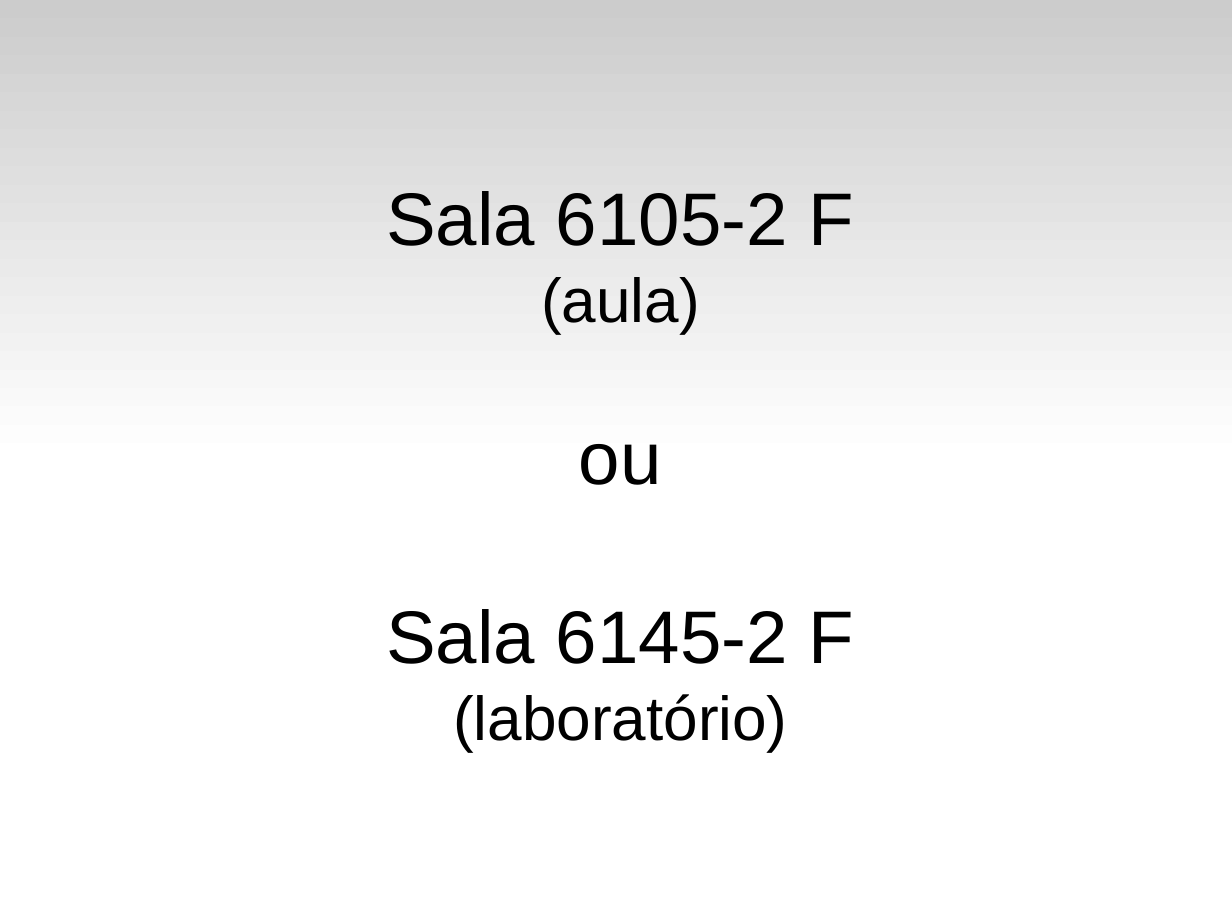
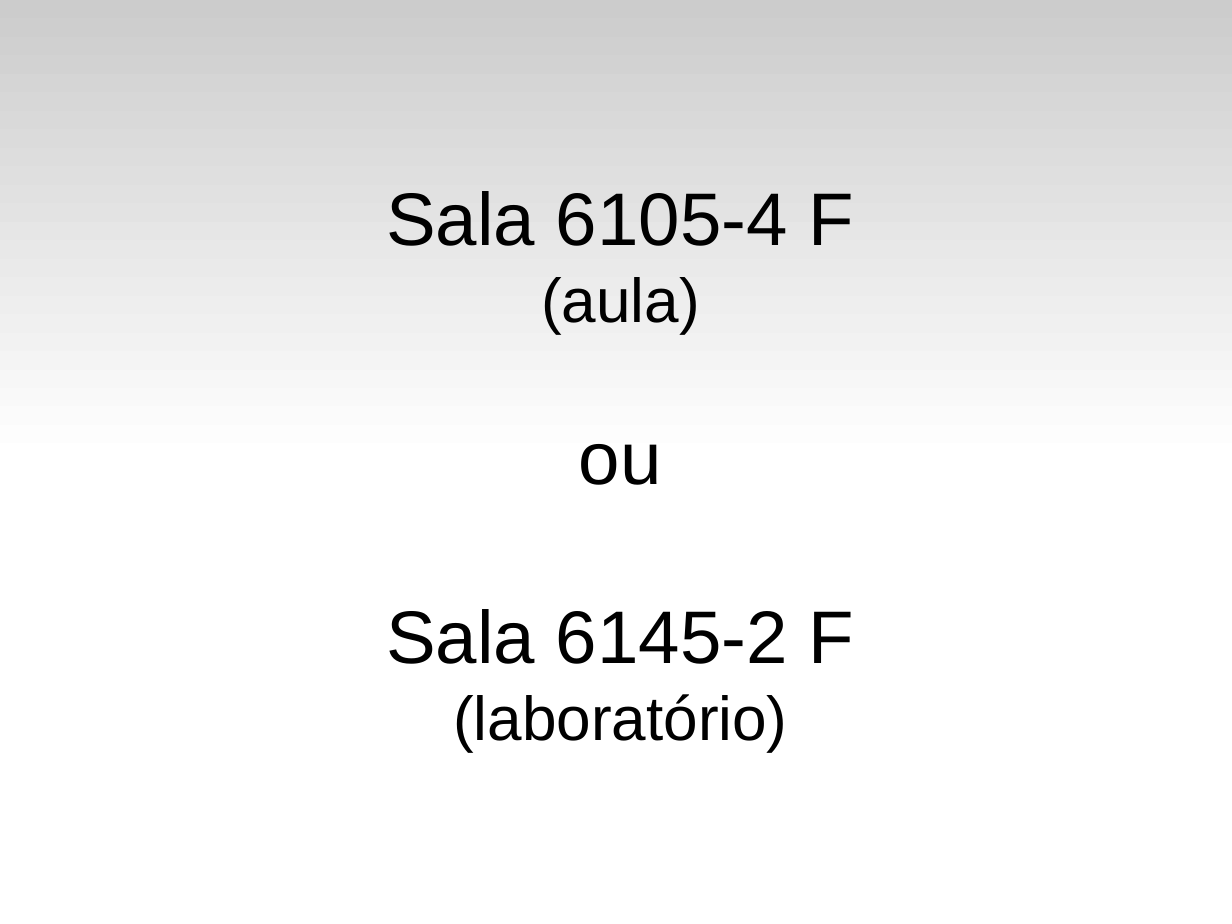
Before and after one commit to fsantanna-uerj/IPD, a slide deck: slide 2 of slides/ipd-00.odp. Drawn at 1232x924 pixels with LibreOffice and Linux fonts; fonts in the diff are those of the drawing. Boxes give left, top, right and bottom in pixels: in the first picture for what was removed or moved away, otherwise in the second. Text is boxed around its words. In the diff, an @@ line names an element or a change of style, - is before the commit and + after.

Commit message:
(>) slides

```diff
--- a/slides/ipd-00.odp
+++ b/slides/ipd-00.odp
@@ subtitle at (386, 191, 854, 246): text changed @@
-Sala 6105-2 F
+Sala 6105-4 F
```
Also in this commit, not shown: 2 slides added, 2 other files.
